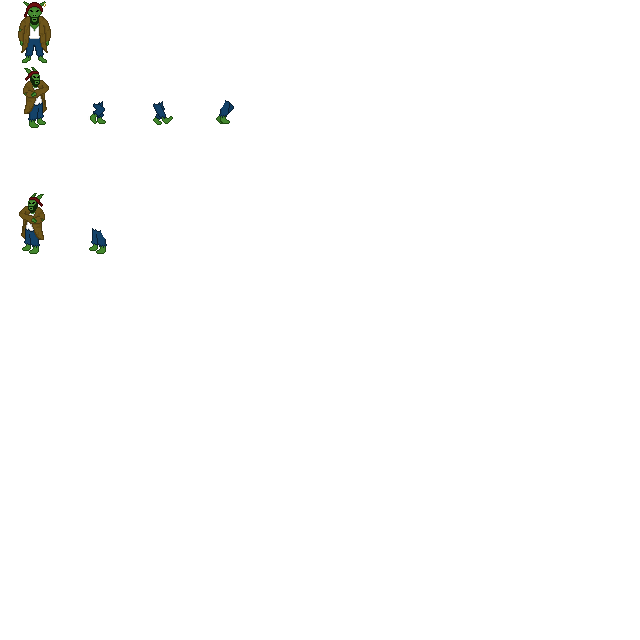
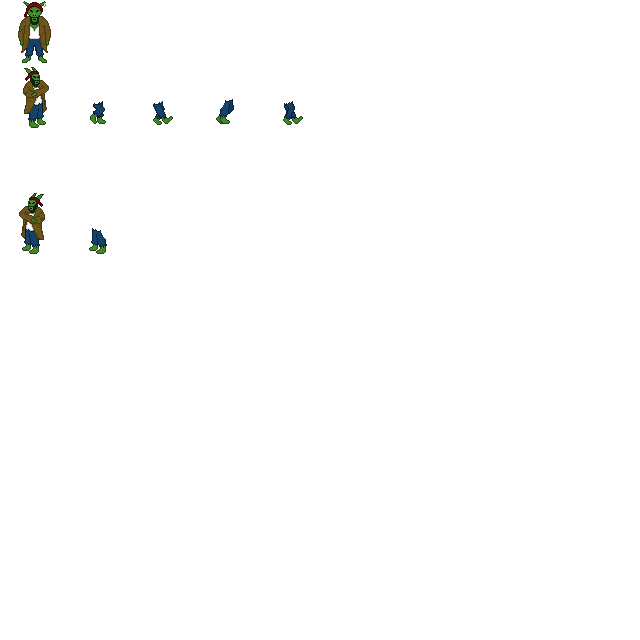
Layers edited between the first and the second 640 x 640 image:
painted on "Layer #1" over <box>229,99,303,125</box>
